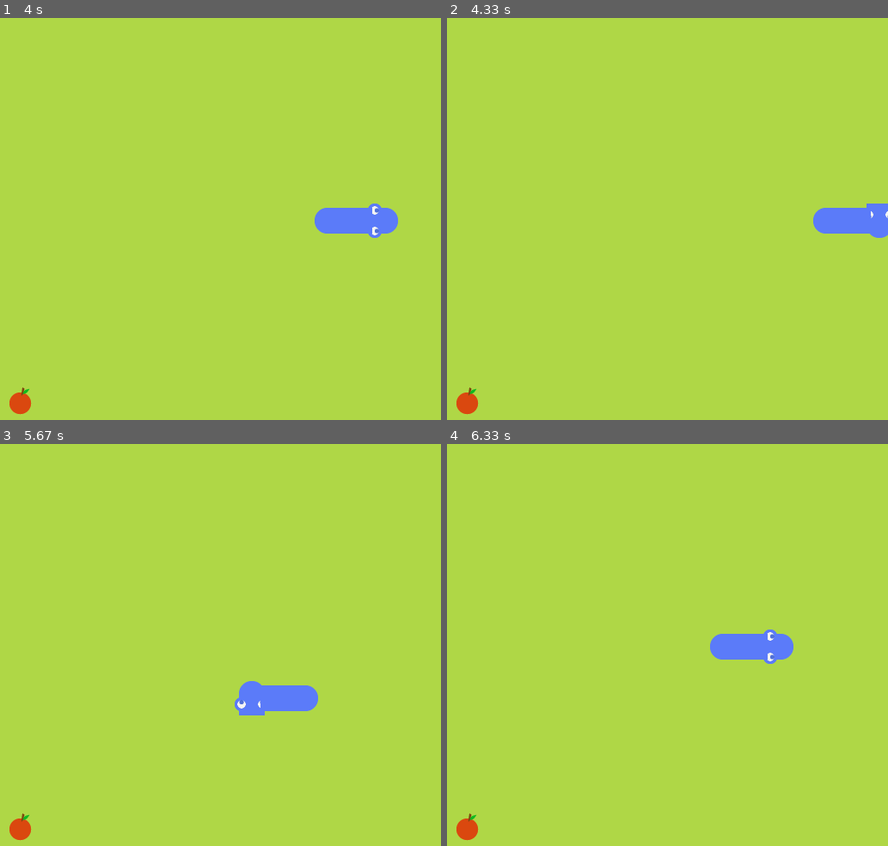
Above: before the commit, frames 1-4 (two rows, left to right).
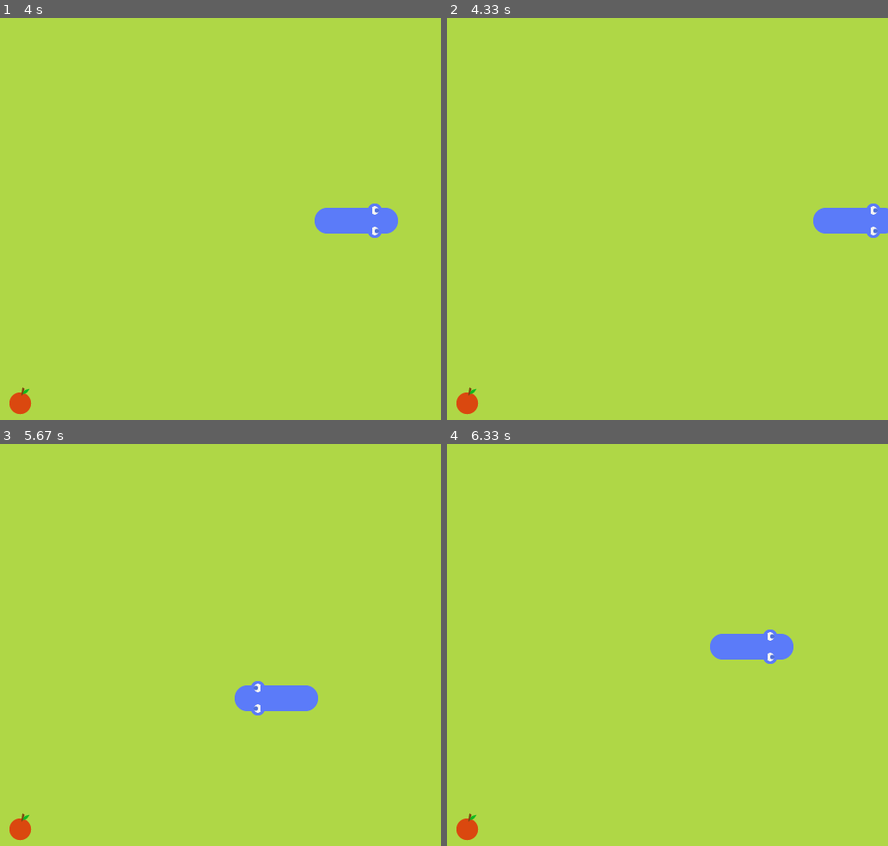
Above: after the commit, the same moments.

Repository: VHMachado/Snake.pygame
Game: pygame game, started from main.py
Same seed, same stepped clock (60 frames per second), same inputs: the game is played once before the commit and once after it.
Inputs:
- Up to frame 1 (4 s): hold Right 0.33-0.8 s; hold Up 0.83-1.3 s; hold Right 1.33-1.8 s; hold Down 2.4-2.7 s; hold Left 2.73-3.13 s; hold Up 3.17-3.53 s; hold Right from 3.57 s (still down)
- Up to frame 2 (4.33 s): release Right at 4.2 s; hold Down from 4.23 s (still down)
- Up to frame 3 (5.67 s): release Down at 4.6 s; hold Left 4.63-5.1 s; hold Right 5.13-5.6 s; hold Up from 5.63 s (still down)
- Up to frame 4 (6.33 s): release Up at 5.93 s; hold Right from 5.97 s (still down)

Frame 1 is identical in both runs. In frame 2, 0.1% of the frame differs, in the area x 95-100%, y 46-55%; in frame 3, 0.2%, in the area x 53-61%, y 58-68%; in frame 4, nothing differs.

Commit message:
Snake head graphic fix

Diff:
--- a/main.py
+++ b/main.py
@@ -48,10 +48,11 @@
 
 
     def update_head_graphics(self, rect):
-        if self.direction == self.UP: screen.blit(self.head_up, rect)
-        elif self.direction == self.DOWN: screen.blit(self.head_down, rect)
-        elif self.direction == self.RIGHT: screen.blit(self.head_right, rect)
-        elif self.direction == self.LEFT: screen.blit(self.head_left, rect)
+        head_relation = self.body[0] - self.body[1]
+        if head_relation == self.UP: screen.blit(self.head_up, rect)
+        elif head_relation == self.DOWN: screen.blit(self.head_down, rect)
+        elif head_relation == self.RIGHT: screen.blit(self.head_right, rect)
+        elif head_relation == self.LEFT: screen.blit(self.head_left, rect)
 
     def update_tail_graphics(self, rect):
         tail_relation = self.body[-1] - self.body[-2]
@@ -71,7 +72,7 @@
         if next_block.x == -1 and previous_block.y == -1 or next_block.y == -1 and previous_block.x == -1: screen.blit(self.body_tl, rect)
         elif next_block.x == 1 and previous_block.y == 1 or next_block.y == 1 and previous_block.x == 1: screen.blit(self.body_br, rect)
         elif next_block.x == 1 and previous_block.y == -1 or next_block.y == -1 and previous_block.x == 1: screen.blit(self.body_tr, rect)
-        else: screen.blit(self.body_bl, rect)
+        elif next_block.x == -1 and previous_block.y == 1 or next_block.y == 1 and previous_block.x == -1: screen.blit(self.body_bl, rect)
 
     def move_snake(self):
         if self.grow_snake == True:
